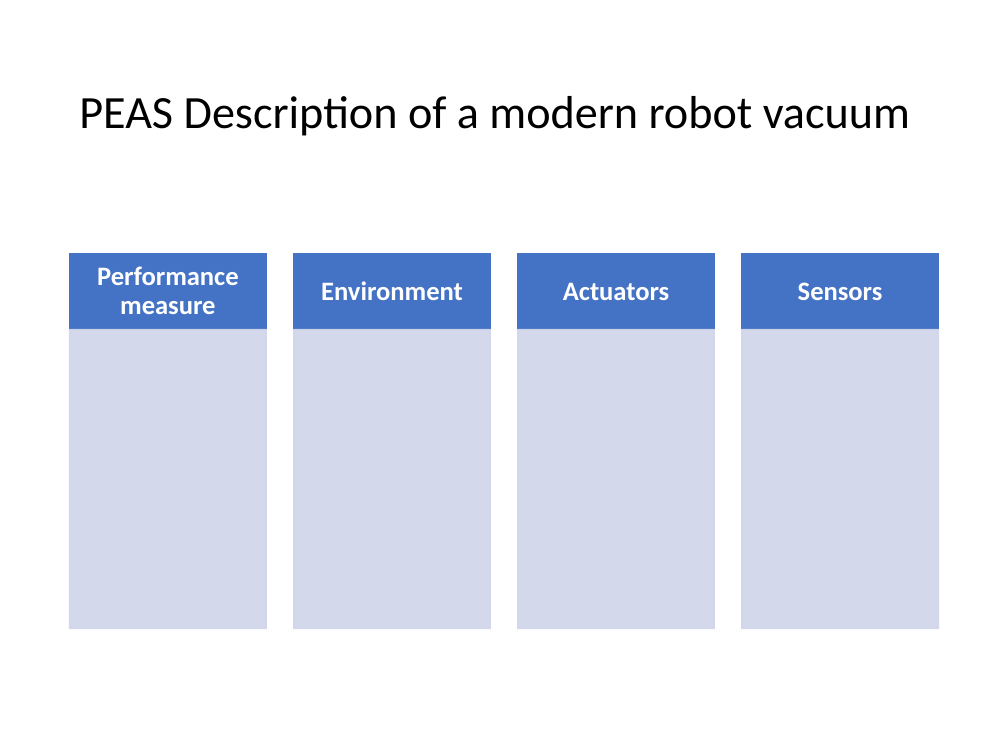
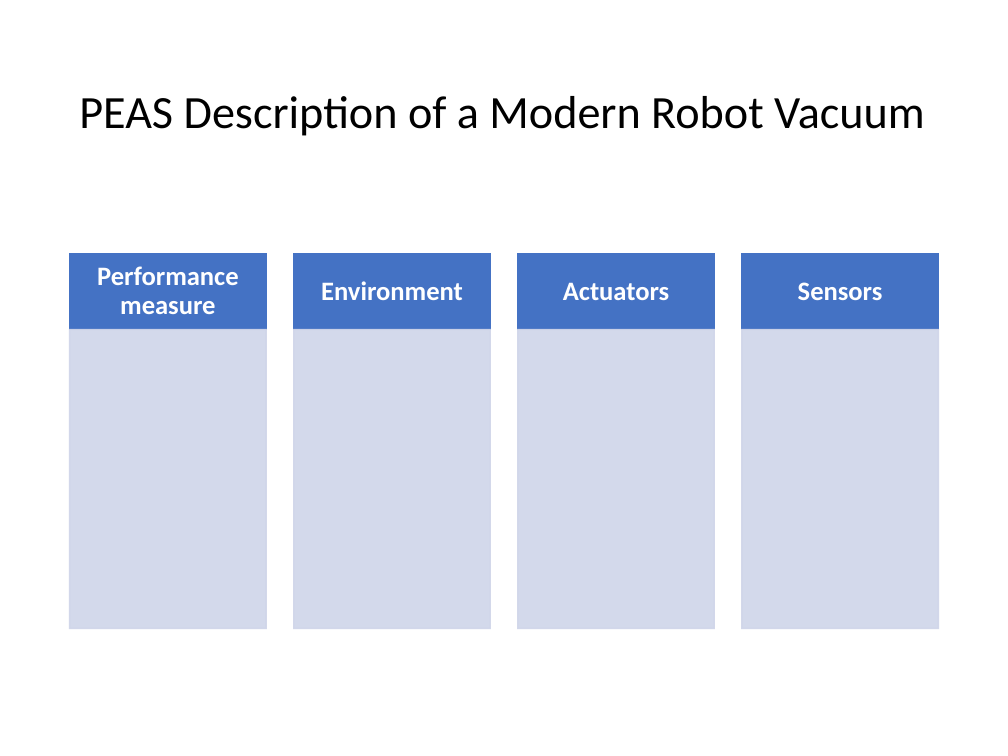
Before and after one commit to mhahsler/CS7320-AI, a slide deck: slide 31 of slides/02_agents.pptx (slide 26 before the commit). Drawn at 1008x756 pixels with LibreOffice and Linux fonts; fonts in the diff are those of the drawing. Boxes give left, top, right and bottom in pixels: in the first picture for what was removed or moved away, otherwise in the second. Text is boxed around its words. In the diff, an @@ line names an element or a change of style, - is before the commit and + after.

```diff
--- a/slides/02_agents.pptx
+++ b/slides/02_agents.pptx
@@ title at [79,96,925,136]: text changed @@
-PEAS Description of a modern robot vacuum
+PEAS Description of a Modern Robot Vacuum
```
Also in this commit, not shown: 23 other slides changed, 5 slides added, 1 other file.
